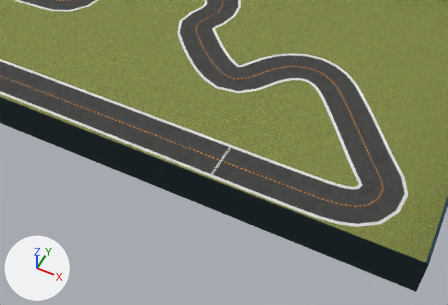
An edit to the COLLADA model bundle/meshes/dubai_open_ccw/dubai_open_ccw.dae, drawn before and after from the same camera.
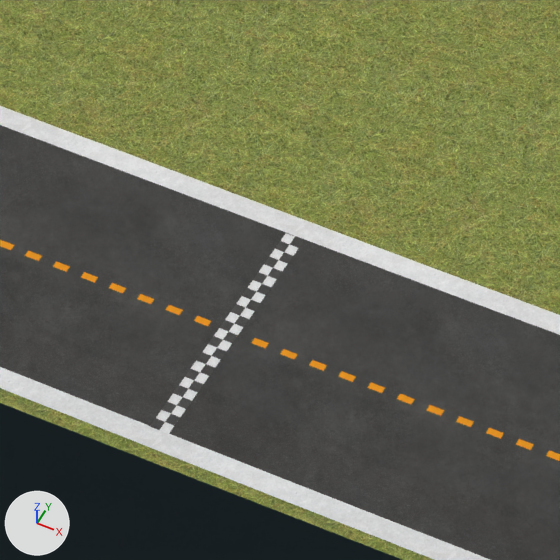
Each version is shown from a camera (50 mm lens) standing at (8.17, -11.95, 10.64) and looking at (3.97, -3.55, 0.14), then close up on the part from 42% to 60% of the width and 38% to 63% of the height. The lights are fixed; the arrows at lower left show +X, +Y and +Z.

Script lines for the objects in view, before the commit:
```python
me_clshape_mesh = bpy.data.meshes.new('clShape-mesh')
me_clshape_mesh.from_pydata(...)  # 1600 vertices, 800 faces; spans x -7.5..7.5, y -3.7..3.6, z 0.0
me_clshape_mesh.materials.append(mat_cl_materialref)  # picture img_centerline_png
me_fieldshape_mesh = bpy.data.meshes.new('fieldShape-mesh')
me_fieldshape_mesh.from_pydata(...)  # 4 vertices, 2 faces; spans x -8.8..8.8, y -5.0..4.9, z 0.0
me_fieldshape_mesh.materials.append(mat_field_materialref)  # picture img_field_png
me_plane = bpy.data.meshes.new('Plane')
me_plane.from_pydata(...)  # 12 vertices, 6 faces; spans x -0.363..0.363, y -0.329..0.329, z 0.0
me_plane.materials.append(mat_startline)  # picture img_startline_png
ob_cl = bpy.data.objects.new('cl', me_clshape_mesh)
ob_cl.location = (0.0, 0.0, 0.0)
ob_field = bpy.data.objects.new('field', me_fieldshape_mesh)
ob_field.location = (0.0, 0.0, 0.0)
ob_startline = bpy.data.objects.new('StartLine', me_plane)
ob_startline.location = (3.962, -3.694, 0.003)
ob_startline.rotation_euler = (0.0, 0.0, -0.863)  # degrees (0, 0, -49)
# also in view: 'road' at (-0.01, -0.03, 0.0); 'ol' at (0.0, -0.03, 0.0); 'wall' at (0.0, -0.03, 0.5); 'il' at (-0.01, -0.03, 0.0)
```
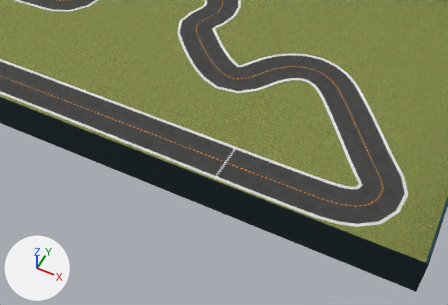
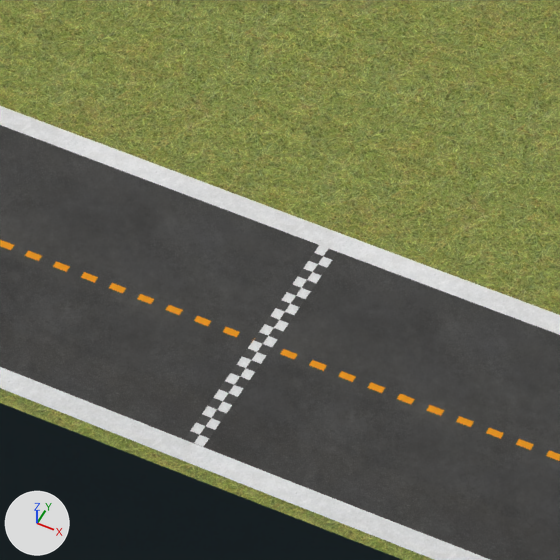
Where the change shows, as pixel boxes [x1, y1, x2, y2] in the close-ups (560 x 560 px):
'StartLine', moved: before [150, 233, 304, 434]; after [185, 245, 338, 447]

Diff of the bpy script that builds the scene:
```diff
--- a/bundle/meshes/dubai_open_ccw/dubai_open_ccw.dae.py
+++ b/bundle/meshes/dubai_open_ccw/dubai_open_ccw.dae.py
@@ ob_startline @@
 ob_startline = bpy.data.objects.new('StartLine', me_plane)
-ob_startline.location = (3.962, -3.694, 0.003)
+ob_startline.location = (4.081, -3.692, 0.003)
 ob_startline.rotation_euler = (0.0, 0.0, -0.863)  # degrees (0, 0, -49)
```
